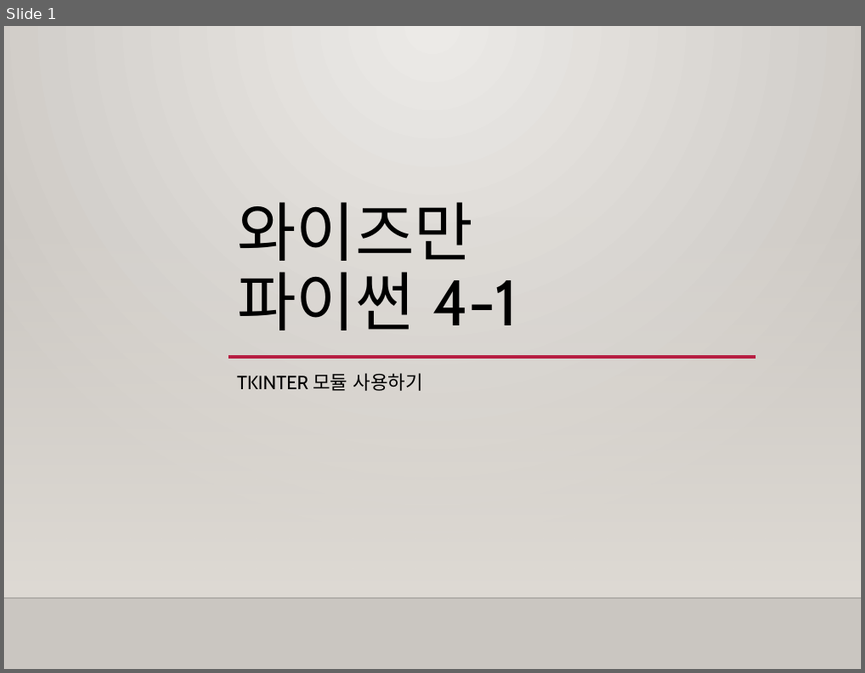
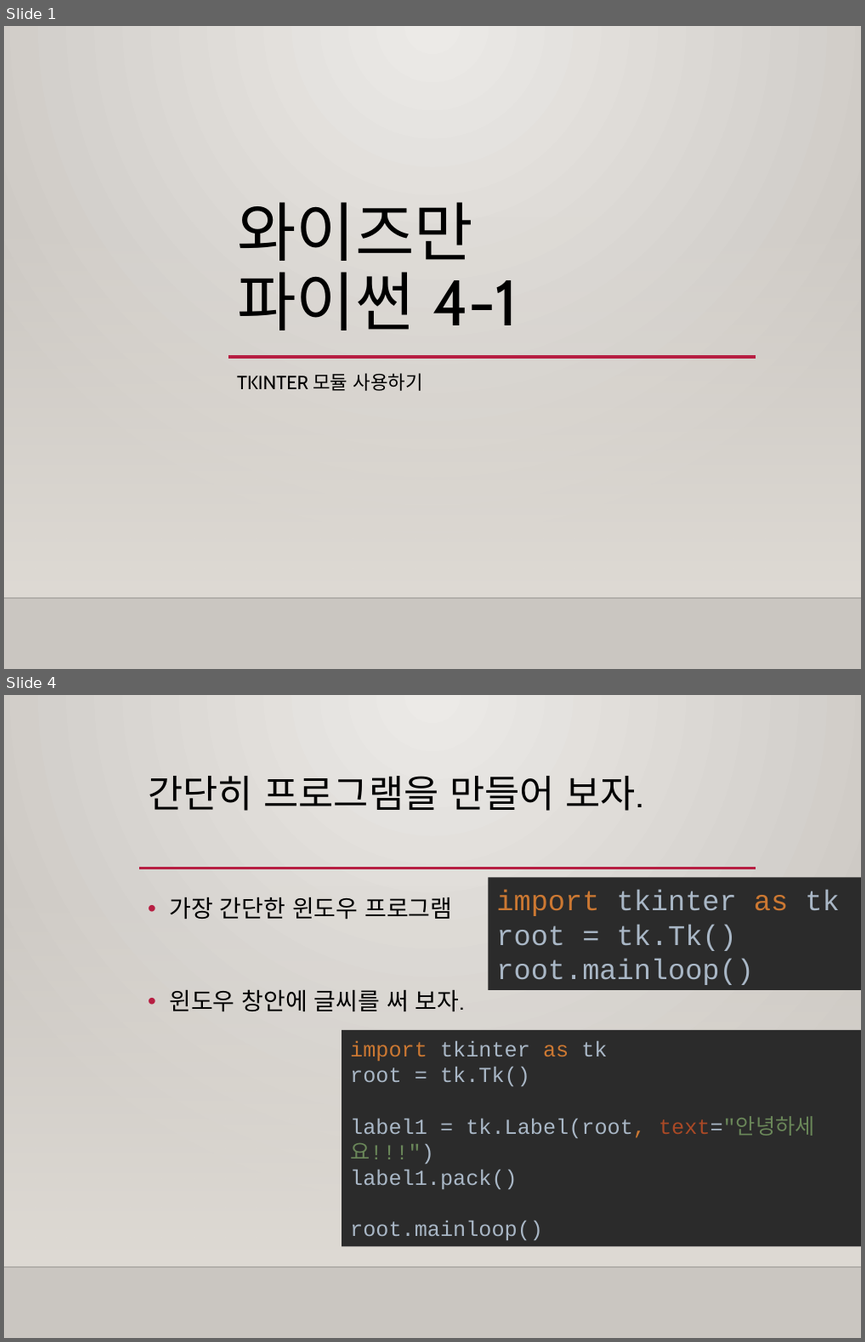
Before and after one commit to freshmea/weizman_python_class, a slide deck: textbook/파이썬4-1교시.pptx. Shown one above the other, each under a label of ours: slide 1 before the commit, slides 1 and 4 after it; the slides between them are not shown. The pictures are 865x673 and 865x1342 pixels, drawn with LibreOffice and Linux fonts; fonts in the diff are those of the drawing; background and template pictures are left out. Boxes give left, top, right and bottom in pixels: in the first picture for what was removed or moved away, otherwise in the second. Text is boxed around its words. In the diff, an @@ line names an element or a change of style, - is before the commit and + after.

```diff
--- a/textbook/파이썬4-1교시.pptx
+++ b/textbook/파이썬4-1교시.pptx
@@ slide 4 added at box(4, 695, 861, 1338), background gradient #ECEAE7 to #CAC7C1; not listed: 2 template elements that a slide beside it also shows @@
@@ title added at box(148, 776, 643, 811), 32 pt, text #000000 @@
+간단히 프로그램을 만들어 보자.
@@ line added from (139, 868) to (755, 868), #B71E42 2.5 pt @@
@@ text added at box(169, 897, 465, 1012), 20 pt, text #000000 @@
+• 가장 간단한 윈도우 프로그램
+• 윈도우 창안에 글씨를 써 보자.
@@ rectangle added at box(488, 878, 861, 990), fill #2B2B2B, 24 pt, text #A9B7C6 @@
+import tkinter as tk
+root = tk.Tk()
+root.mainloop()
@@ rectangle added at box(341, 1030, 861, 1246), fill #2B2B2B, 18 pt, text #A9B7C6 @@
+import tkinter as tk
+root = tk.Tk()
+label1 = tk.Label(root, text="안녕하세요!!!")
+label1.pack()
+root.mainloop()
```
Also in this commit, not shown: 2 slides changed, 7 other slides added, 7 slides removed, 3 other files.
